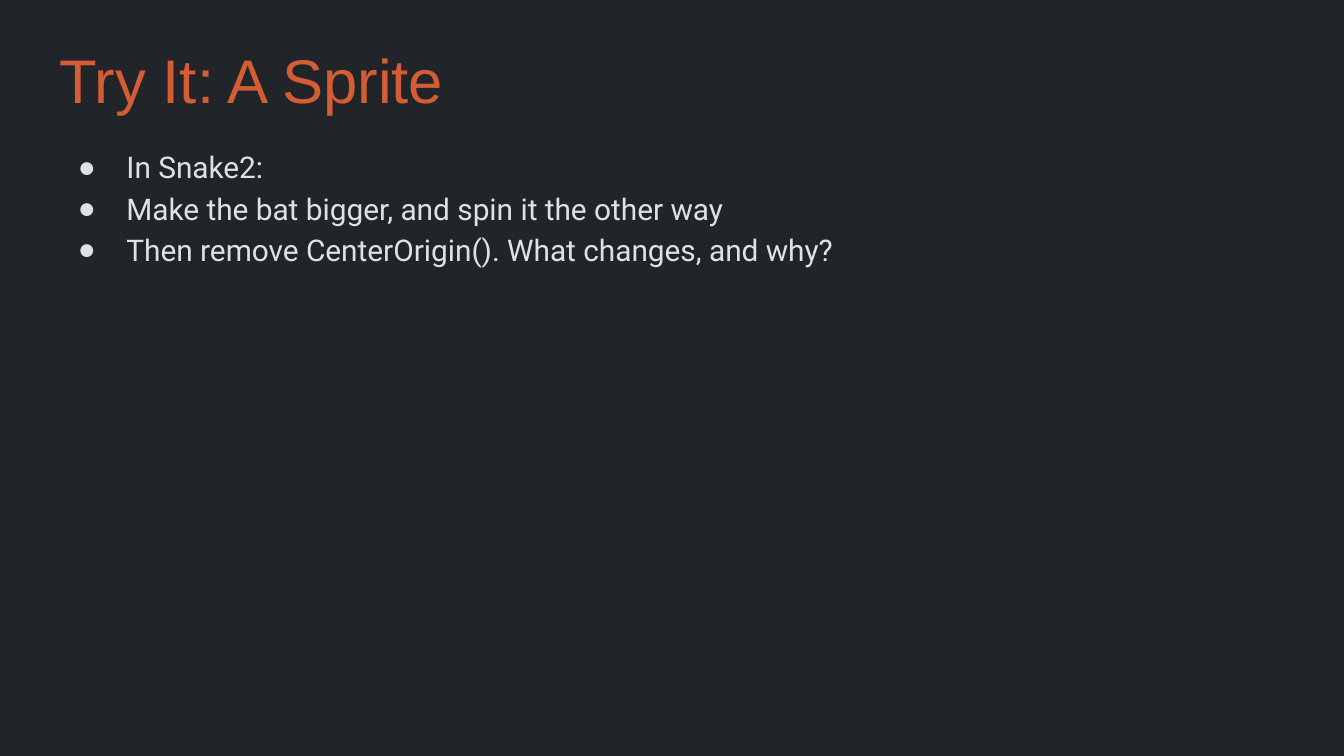
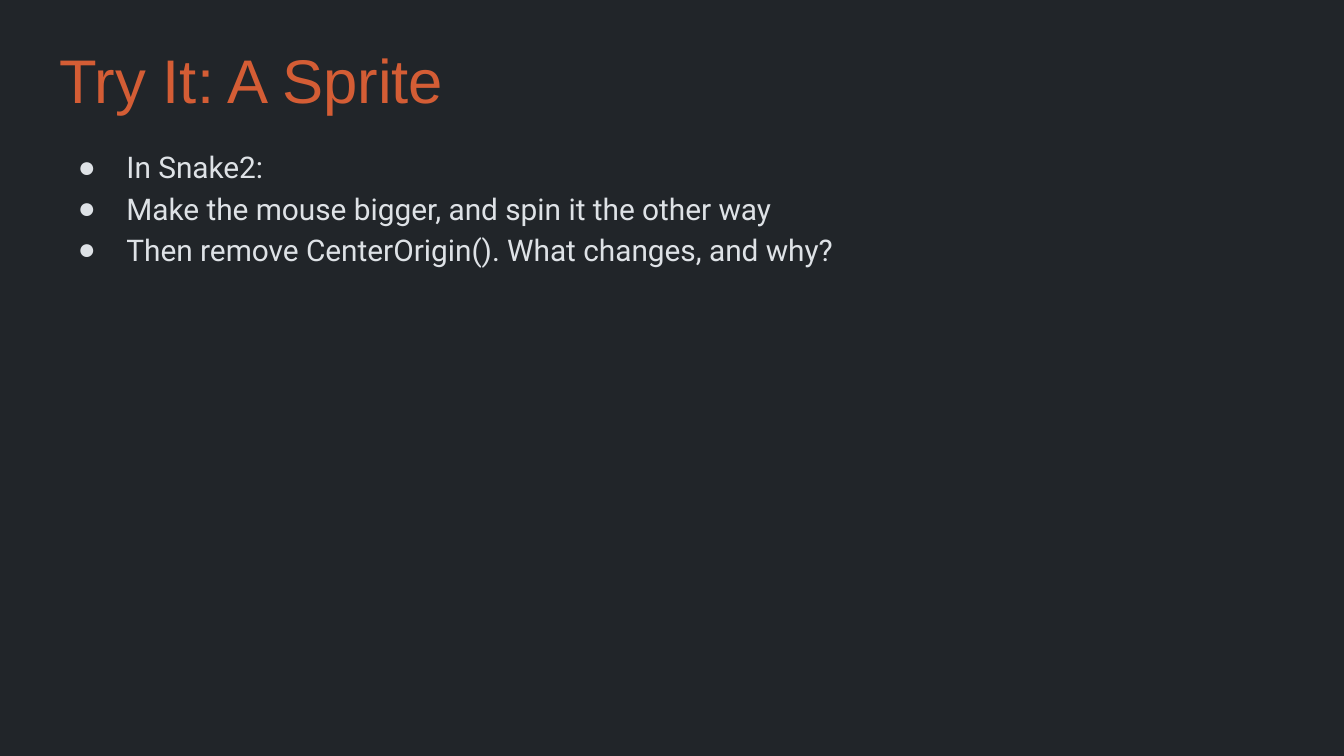
Before and after one commit to Metamate/gar, a slide deck: slide 15 of slides/03 Snake.pptx. Drawn at 1344x756 pixels with LibreOffice and Linux fonts; fonts in the diff are those of the drawing. Boxes give left, top, right and bottom in pixels: in the first picture for what was removed or moved away, otherwise in the second. Text is boxed around its words. In the diff, an @@ line names an element or a change of style, - is before the commit and + after.

```diff
--- a/slides/03 Snake.pptx
+++ b/slides/03 Snake.pptx
@@ text at box(126, 197, 771, 227): text changed @@
-● Make the bat bigger, and spin it the other way
+● Make the mouse bigger, and spin it the other way
```
Also in this commit, not shown: 6 other slides changed, 11 other files.
